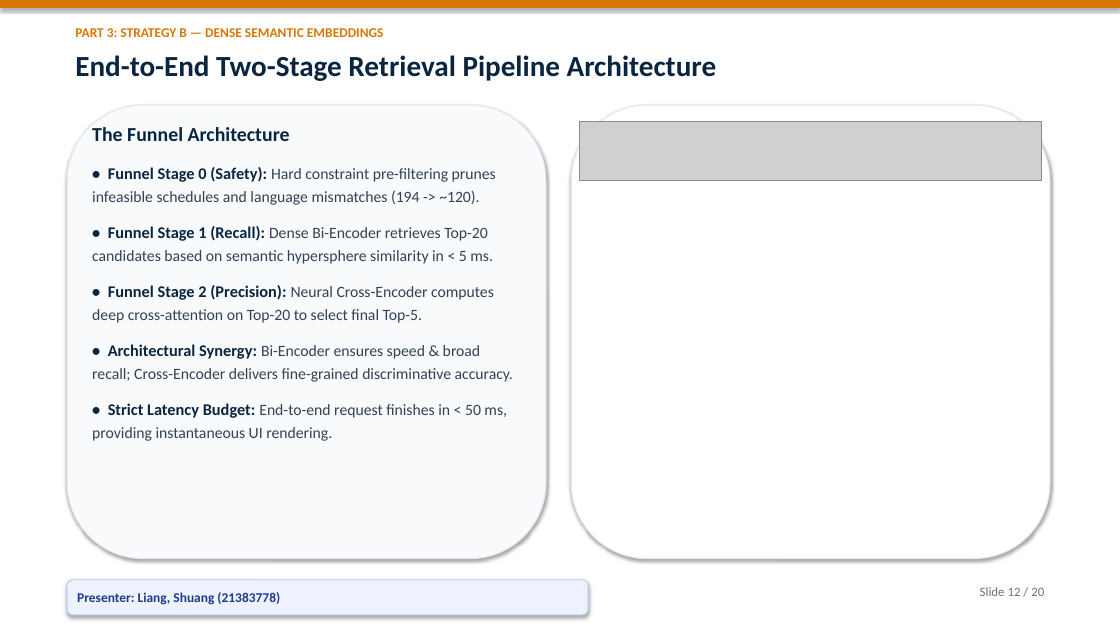
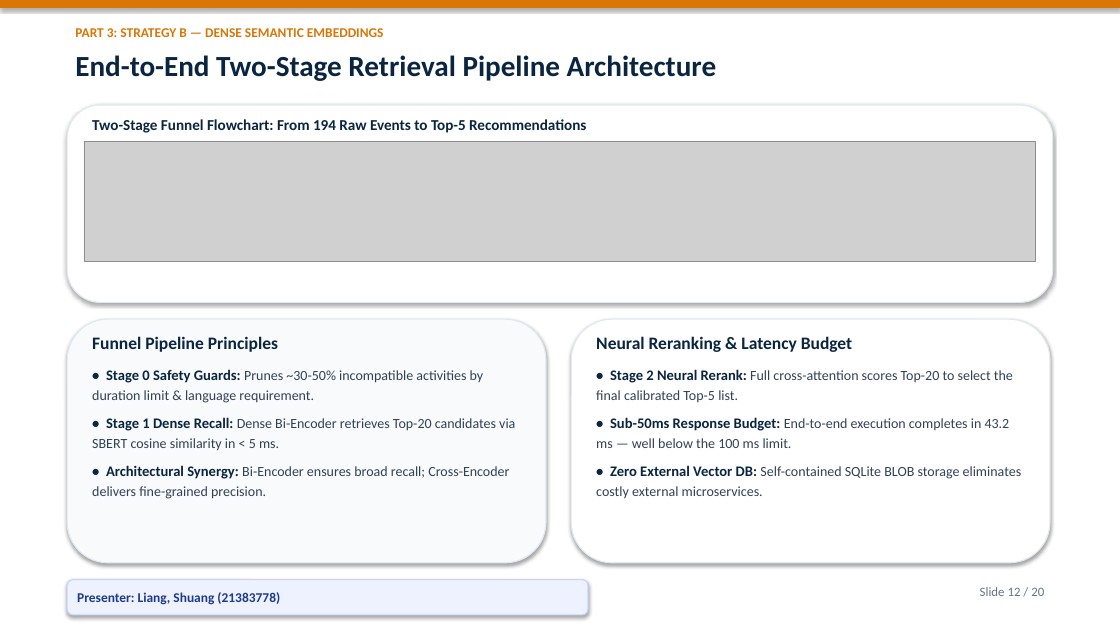
Before and after one commit to Bob8259/CSIT-5210-Group-Project, a slide deck: slide 12 of CSIT5210_Group1_Presentation.pptx. Drawn at 1120x630 pixels with LibreOffice and Linux fonts; fonts in the diff are those of the drawing; grey boxes stand for pictures. Boxes give left, top, right and bottom in pixels: in the first picture for what was removed or moved away, otherwise in the second. Text is boxed around its words. In the diff, an @@ line names an element or a change of style, - is before the commit and + after.

Commit message:
style: maximize presentation diagram sizes, enlarge chart annotations, and expand architecture layouts

```diff
--- a/CSIT5210_Group1_Presentation.pptx
+++ b/CSIT5210_Group1_Presentation.pptx
@@ rounded rectangle added at <box>67,105,1053,302</box>, fill #FFFFFF, outline #E2E8F0 1 pt @@
@@ text added at <box>92,119,586,133</box>, 13 pt, text #0A2540, bold @@
+Two-Stage Funnel Flowchart: From 194 Raw Events to Top-5 Recommendations
@@ picture: place and size @@
-picture at <box>580,122,1042,180</box>
+picture at <box>84,141,1036,261</box>
@@ rounded rectangle: place and size @@
-rounded rectangle at <box>67,105,546,559</box>
+rounded rectangle at <box>67,319,546,563</box>
@@ rounded rectangle: place and size @@
-rounded rectangle at <box>571,105,1050,559</box>
+rounded rectangle at <box>571,319,1050,563</box>
@@ text at <box>92,336,515,499</box>: text changed; size 13.5 to 12 pt @@
-The Funnel Architecture
-• Funnel Stage 0 (Safety): Hard constraint pre-filtering prunes infeasible schedules and language mismatches (194 -> ~120).
-• Funnel Stage 1 (Recall): Dense Bi-Encoder retrieves Top-20 candidates based on semantic hypersphere similarity in < 5 ms.
-• Funnel Stage 2 (Precision): Neural Cross-Encoder computes deep cross-attention on Top-20 to select final Top-5.
-• Architectural Synergy: Bi-Encoder ensures speed & broad recall; Cross-Encoder delivers fine-grained discriminative accuracy.
-• Strict Latency Budget: End-to-end request finishes in < 50 ms, providing instantaneous UI rendering.
+Funnel Pipeline Principles
+• Stage 0 Safety Guards: Prunes ~30-50% incompatible activities by duration limit & language requirement.
+• Stage 1 Dense Recall: Dense Bi-Encoder retrieves Top-20 candidates via SBERT cosine similarity in < 5 ms.
+• Architectural Synergy: Bi-Encoder ensures broad recall; Cross-Encoder delivers fine-grained precision.
@@ text added at <box>596,336,1022,499</box>, 12 pt, text #334155 @@
+Neural Reranking & Latency Budget
+• Stage 2 Neural Rerank: Full cross-attention scores Top-20 to select the final calibrated Top-5 list.
+• Sub-50ms Response Budget: End-to-end execution completes in 43.2 ms — well below the 100 ms limit.
+• Zero External Vector DB: Self-contained SQLite BLOB storage eliminates costly external microservices.
```
Also in this commit, not shown: 17 other slides changed, 12 other files.
